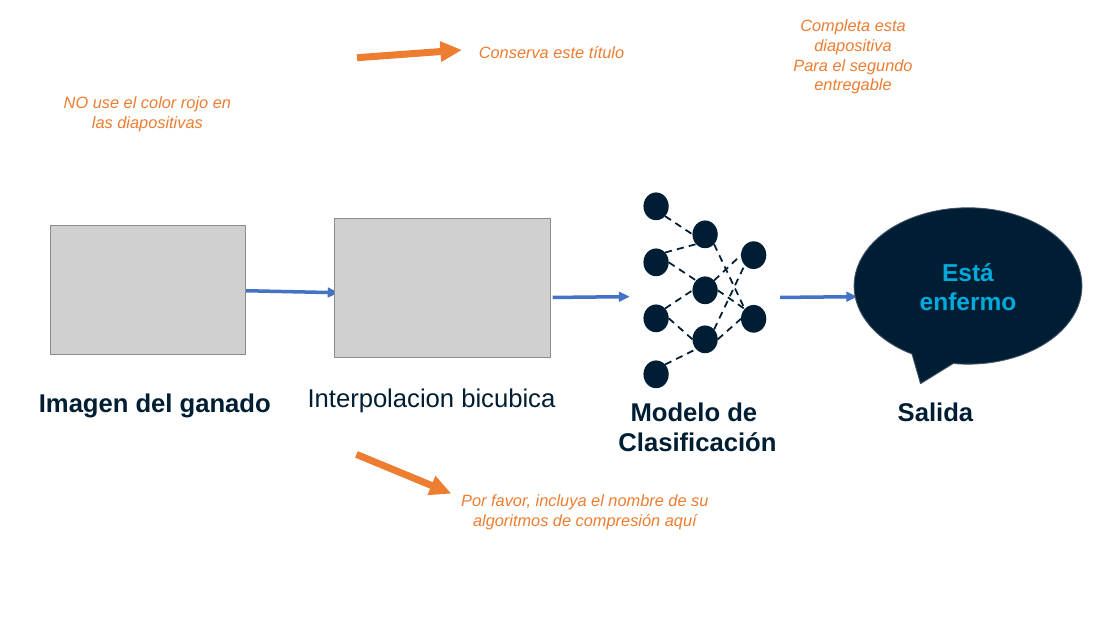
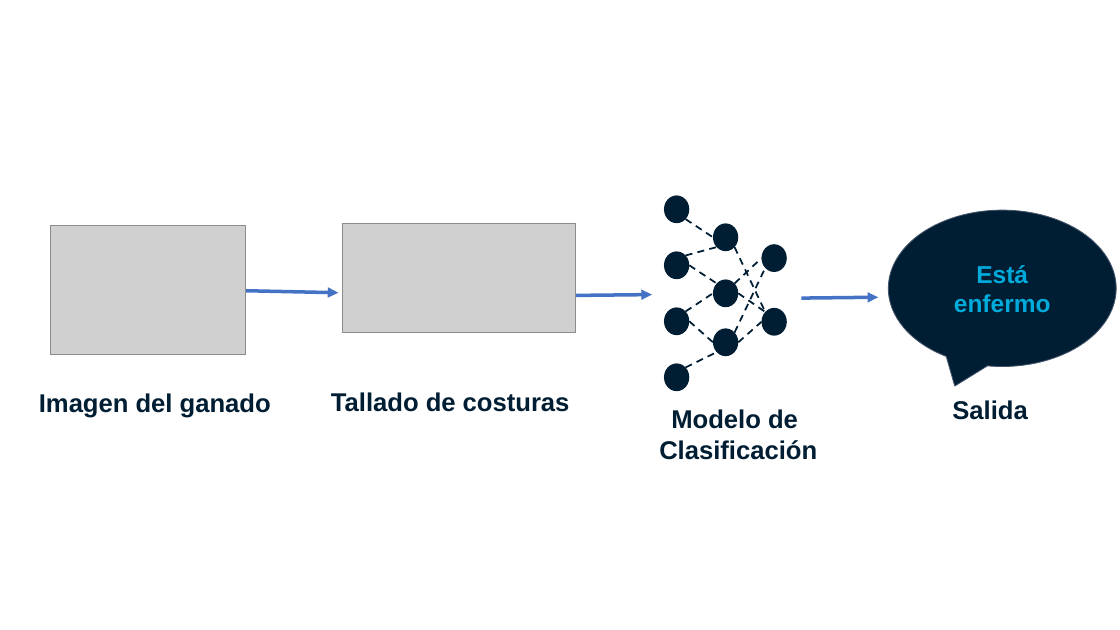
Before and after one commit to Juanes3312/ST0245-003, a slide deck: slide 4 of proyecto/informe/Entrega.pptx. Drawn at 1120x630 pixels with LibreOffice and Linux fonts; fonts in the diff are those of the drawing; grey boxes stand for pictures; background and template pictures are left out. Boxes give left, top, right and bottom in pixels: in the first picture for what was removed or moved away, otherwise in the second. Text is boxed around its words. In the diff, an @@ line names an element or a change of style, - is before the commit and + after.

Commit message:
entrega 3

```diff
--- a/proyecto/informe/Entrega.pptx
+++ b/proyecto/informe/Entrega.pptx
@@ text removed at <box>793,19,913,94</box> @@
-Completa esta diapositiva
-Para el segundo entregable
@@ freeform shape removed at <box>357,50,461,58</box> @@
@@ text removed at <box>479,46,624,58</box> @@
-Conserva este título
@@ text removed at <box>64,96,231,131</box> @@
-NO use el color rojo en las diapositivas
@@ picture: place and size @@
-picture at <box>335,218,551,358</box>
+picture at <box>343,223,576,333</box>
@@ speech bubble "Está enfermo": place and size @@
-speech bubble "Está enfermo" at <box>854,208,1082,364</box>
+speech bubble "Está enfermo" at <box>889,210,1117,366</box>
@@ arrow moved from (553, 297) - (629, 297) to (576, 296) - (652, 295) @@
@@ 5 lines, 1 arrow, 1 ellipse: place and size @@
-5 lines, 1 arrow, 1 ellipse at <box>644,245,857,365</box>
+5 lines, 1 arrow, 1 ellipse at <box>664,247,878,367</box>
@@ 8 ellipses, 6 lines: place and size @@
-8 ellipses, 6 lines at <box>644,192,766,388</box>
+8 ellipses, 6 lines at <box>664,196,787,392</box>
@@ text at <box>331,392,570,412</box>: text changed; bold on @@
-Interpolacion bicubica
+Tallado de costuras
@@ text "Modelo de Clasificación": place and size @@
-text "Modelo de Clasificación" at <box>618,402,776,452</box>
+text "Modelo de Clasificación" at <box>659,409,817,460</box>
@@ text "Salida": place and size @@
-text "Salida" at <box>898,402,973,422</box>
+text "Salida" at <box>952,400,1027,420</box>
@@ freeform shape removed at <box>356,455,450,493</box> @@
@@ text removed at <box>461,494,708,530</box> @@
-Por favor, incluya el nombre de su
-algoritmos de compresión aquí
```
Also in this commit, not shown: 6 other slides changed, 3 slides added, 5 slides removed, 4 other files.
